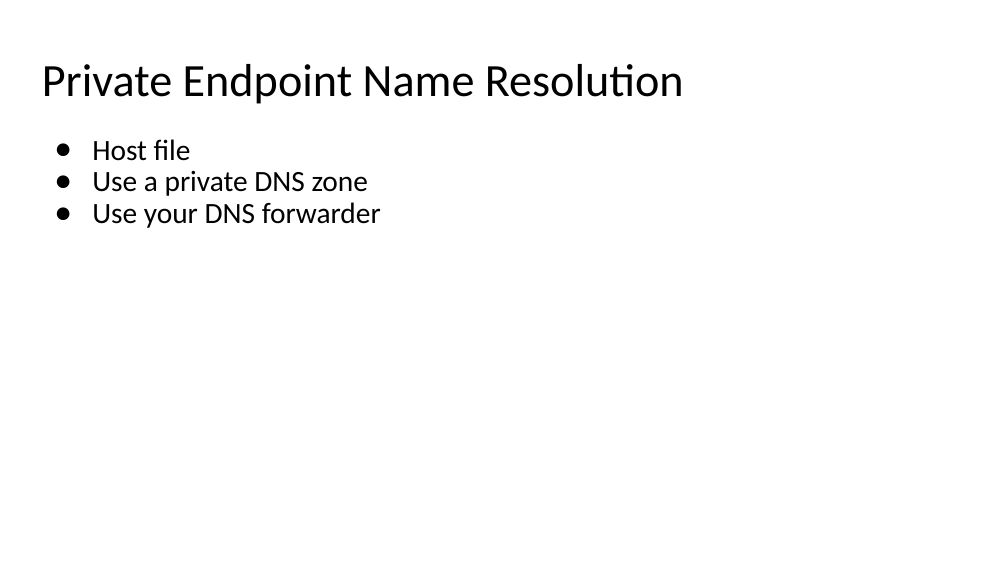
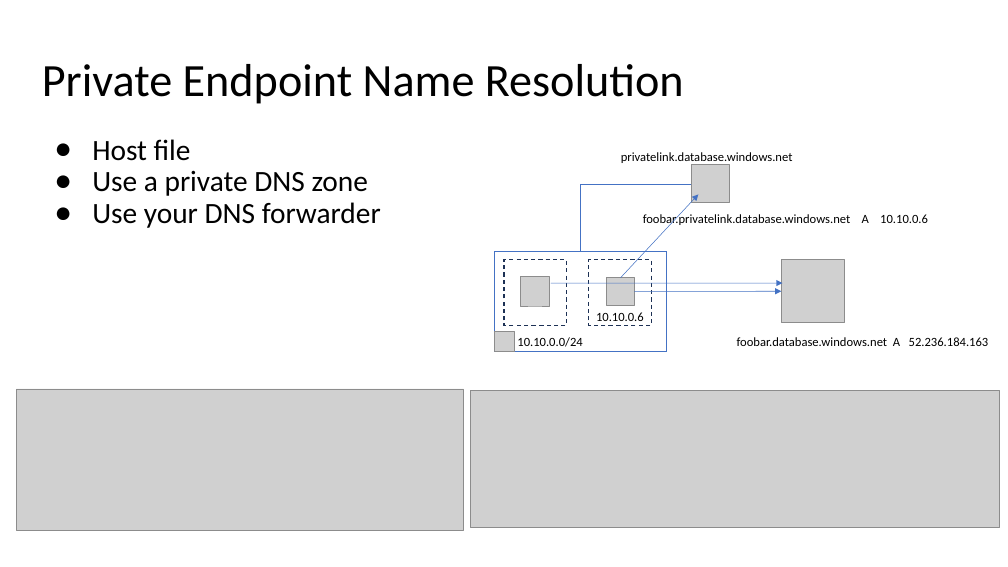
Before and after one commit to Infrastructure-AsCode/azure-private-links-labs, a slide deck: slide 22 of slides/private-links.pptx. Drawn at 1008x567 pixels with LibreOffice and Linux fonts; fonts in the diff are those of the drawing; grey boxes stand for pictures. Boxes give left, top, right and bottom in pixels: in the first picture for what was removed or moved away, otherwise in the second. Text is boxed around its words. In the diff, an @@ line names an element or a change of style, - is before the commit and + after.

Commit message:
slides

```diff
--- a/slides/private-links.pptx
+++ b/slides/private-links.pptx
@@ text added at box(621, 152, 793, 163), 12 pt, text #000000 @@
+privatelink.database.windows.net
@@ picture added at box(691, 165, 729, 203) @@
@@ elbow line added from (691, 184) to (581, 252), #4472C4 0.5 pt @@
@@ arrow added from (621, 278) to (699, 194), #4472C4 0.5 pt @@
@@ text added at box(643, 212, 928, 226), 12 pt, text #000000 @@
+foobar.privatelink.database.windows.net A 10.10.0.6
@@ rectangle added at box(495, 252, 667, 352), outline #4472C4 1 pt @@
@@ rectangle added at box(504, 260, 567, 326), outline #1E3256 1 pt dashed @@
@@ rectangle added at box(589, 260, 652, 326), outline #1E3256 1 pt dashed @@
@@ picture added at box(781, 259, 845, 323) @@
@@ picture added at box(520, 277, 550, 306) @@
@@ arrow added from (551, 284) to (783, 283), #4472C4 0.5 pt @@
@@ picture added at box(607, 278, 635, 306) @@
@@ arrow added from (634, 292) to (781, 291), #4472C4 0.5 pt @@
@@ text added at box(596, 312, 644, 321), 12 pt, text #000000 @@
+10.10.0.6
@@ picture added at box(495, 331, 515, 352) @@
@@ text added at box(517, 337, 582, 347), 12 pt, text #000000 @@
+10.10.0.0/24
@@ text added at box(737, 337, 989, 346), 12 pt, text #000000 @@
+foobar.database.windows.net A 52.236.184.163
@@ picture added at box(17, 389, 464, 530) @@
@@ picture added at box(470, 390, 1000, 527) @@
```
Also in this commit, not shown: 1 other slide changed, 1 slide added.
